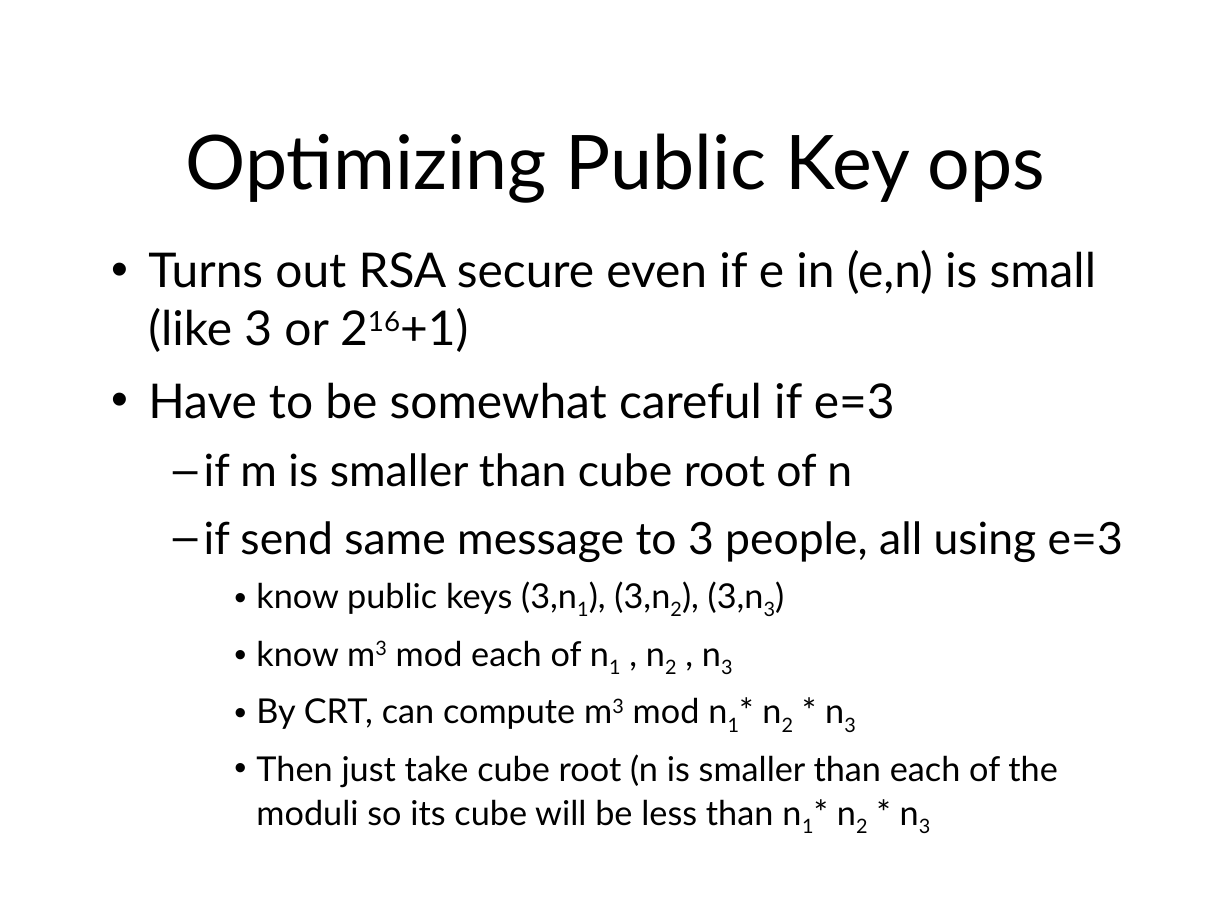
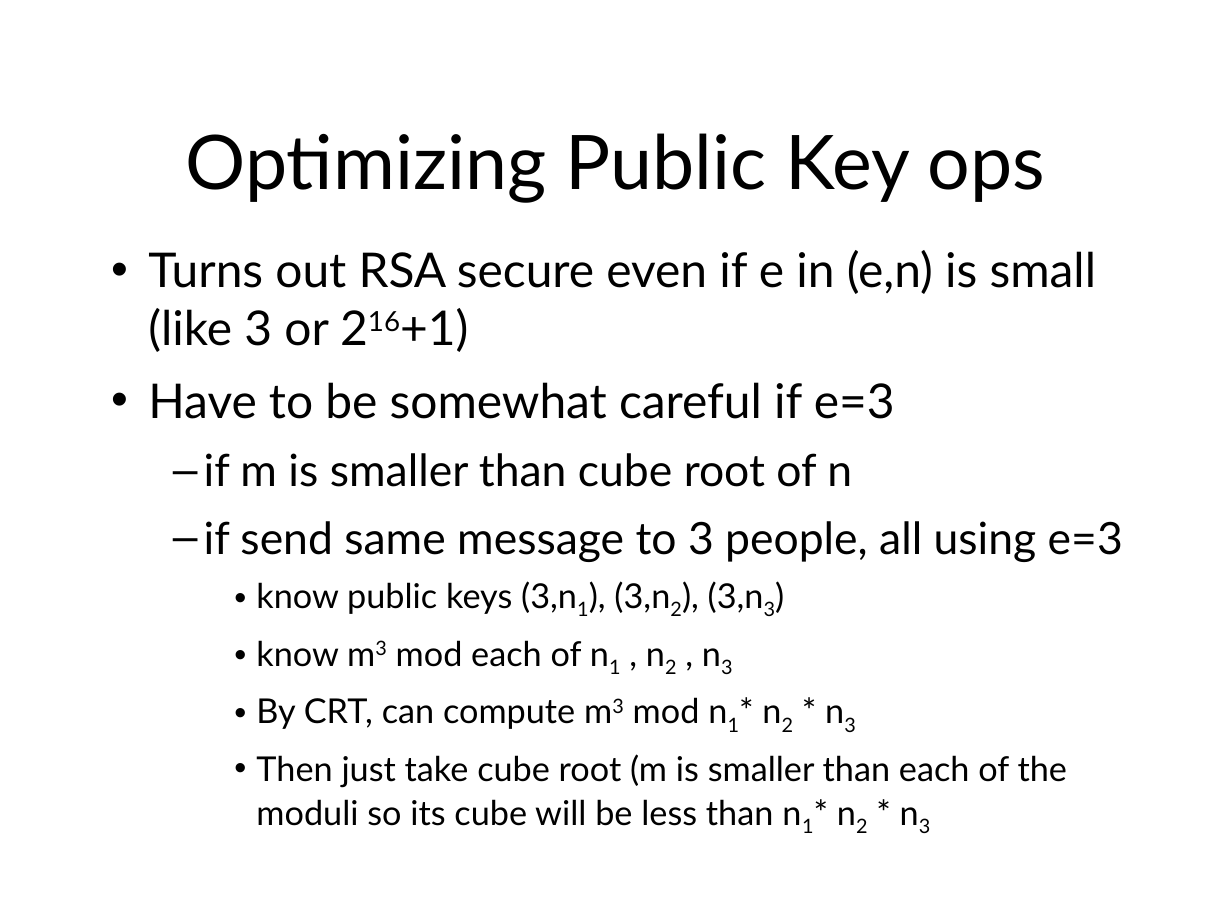
Before and after one commit to sftcd/cs7053, a slide deck: slide 123 of 2021lectures/04-crypto.odp (slide 122 before the commit). Drawn at 1232x924 pixels with LibreOffice and Linux fonts; fonts in the diff are those of the drawing. Boxes give left, top, right and bottom in pixels: in the first picture for what was removed or moved away, otherwise in the second. Text is boxed around its words. In the diff, an @@ line names an element or a change of style, - is before the commit and + after.

```diff
--- a/2021lectures/04-crypto.odp
+++ b/2021lectures/04-crypto.odp
@@ text at [256, 754, 1067, 826]: text changed @@
-    • Then just take cube root (n is smaller than each of the moduli so its cube will be less than n1* n2 * n3
+    • Then just take cube root (m is smaller than each of the moduli so its cube will be less than n1* n2 * n3
```
Also in this commit, not shown: 5 other slides changed, 1 slide added, 1 slide removed, 2 other files.
